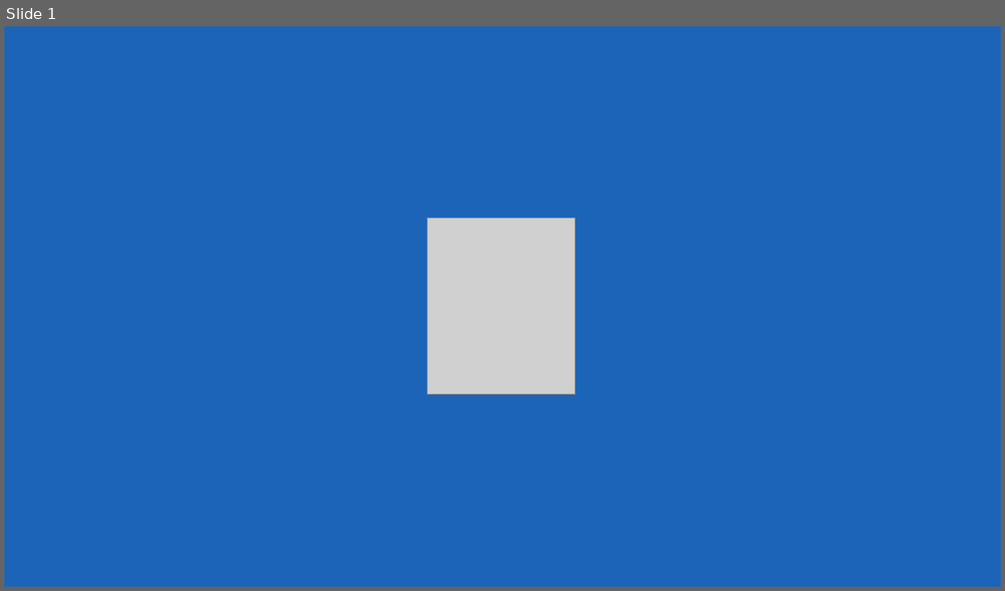
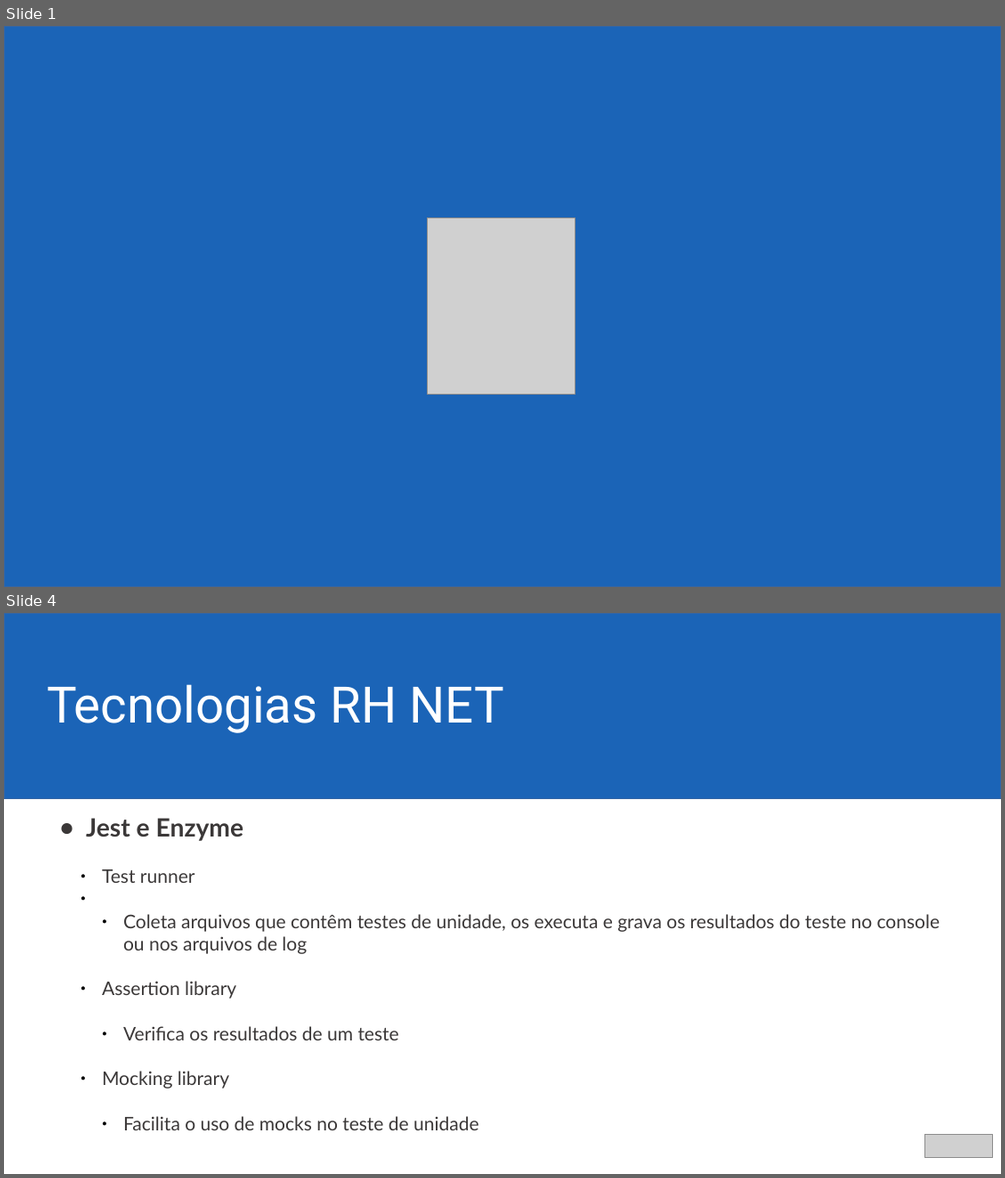
Before and after one commit to ericjrsilva/meetup-react-tests, a slide deck: apresentacao.odp. Shown one above the other, each under a label of ours: slide 1 before the commit, slides 1 and 4 after it; the slides between them are not shown. The pictures are 1005x591 and 1005x1178 pixels, drawn with LibreOffice and Linux fonts; fonts in the diff are those of the drawing; grey boxes stand for pictures; background and template pictures are left out. Boxes give left, top, right and bottom in pixels: in the first picture for what was removed or moved away, otherwise in the second. Text is boxed around its words. In the diff, an @@ line names an element or a change of style, - is before the commit and + after.

```diff
--- a/apresentacao.odp
+++ b/apresentacao.odp
@@ slide 4 added at [4,613,1001,1174], background #FFFFFF @@
@@ rectangle added at [4,613,1001,798], fill #1B64B7, outline #3465A4 0 pt @@
@@ text added at [47,684,504,733], 40 pt, text #FFFFFF @@
+Tecnologias RH NET
@@ text added at [86,818,940,1130], 14.9 pt, text #3B3838 @@
+● Jest e Enzyme
+  ● Test runner
+    ● Coleta arquivos que contêm testes de unidade, os executa e grava os resultados do teste no console ou nos arquivos de log
+  ● Assertion library
+    ● Verifica os resultados de um teste
+  ● Mocking library
+    ● Facilita o uso de mocks no teste de unidade
@@ picture added at [926,1134,993,1158] @@
```
Also in this commit, not shown: 4 slides changed, 1 other slide added, 3 slides removed.
